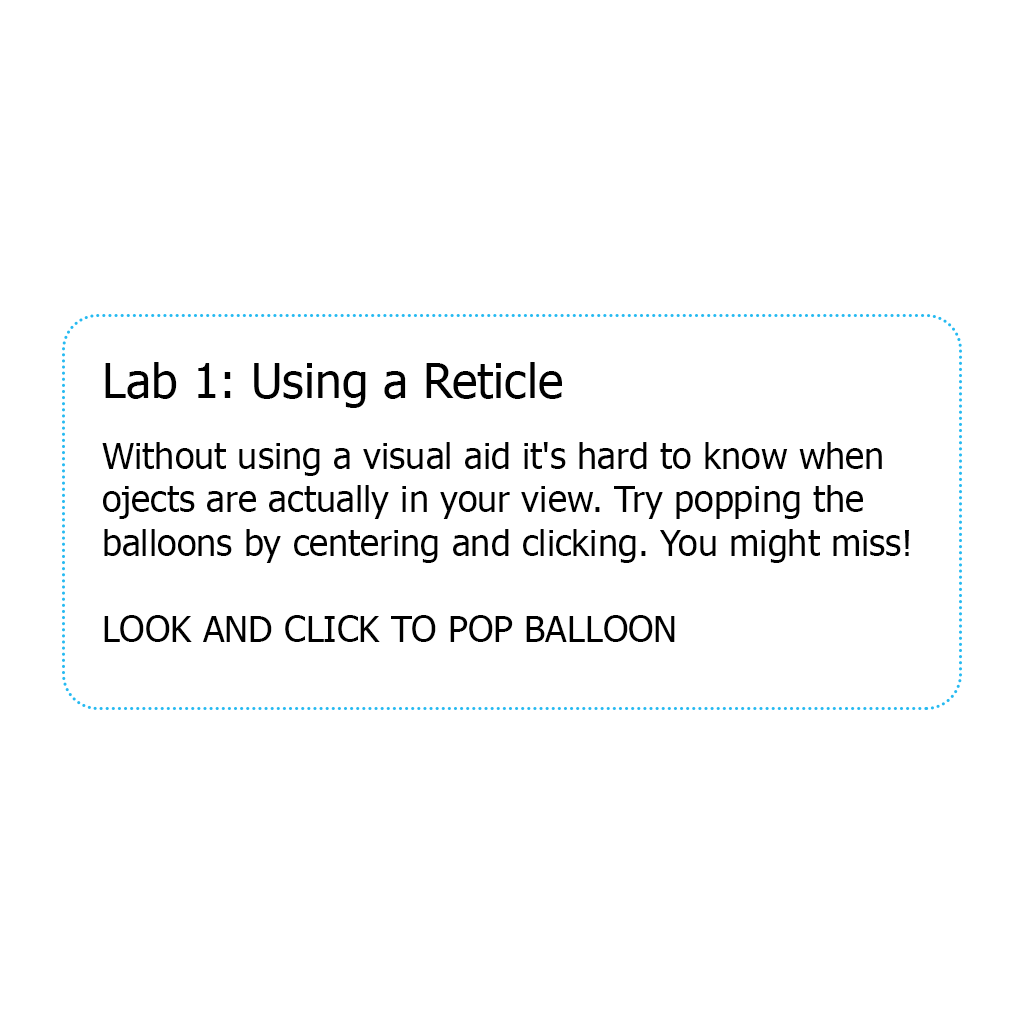
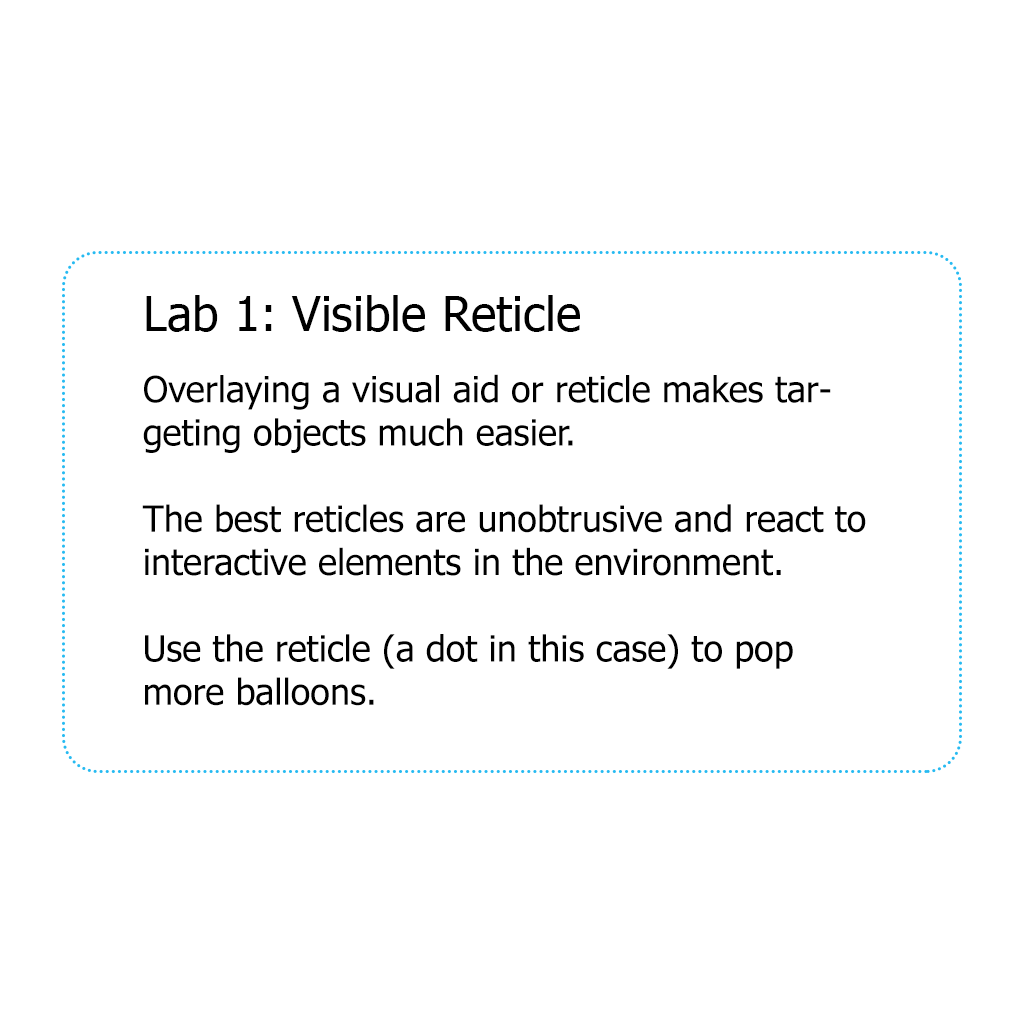
Layers edited between the first and the second 1024 × 1024 image:
showed "Overlaying a visual aid or reticle makes targeting objects much", painted on it over [62,251,962,706]
hid "Without using a visual aid it's hard to know when ojects are ac" over [102,442,909,642]
added layer "Lab 2 Title" above "Lab 1: Using a Reticle" over [146,295,580,332]
hid "Lab 1: Using a Reticle" over [105,362,562,408]
added layer "Background2" (85%) above "Background1" over [62,251,962,773]
hid "Background1" over [62,314,962,710]
